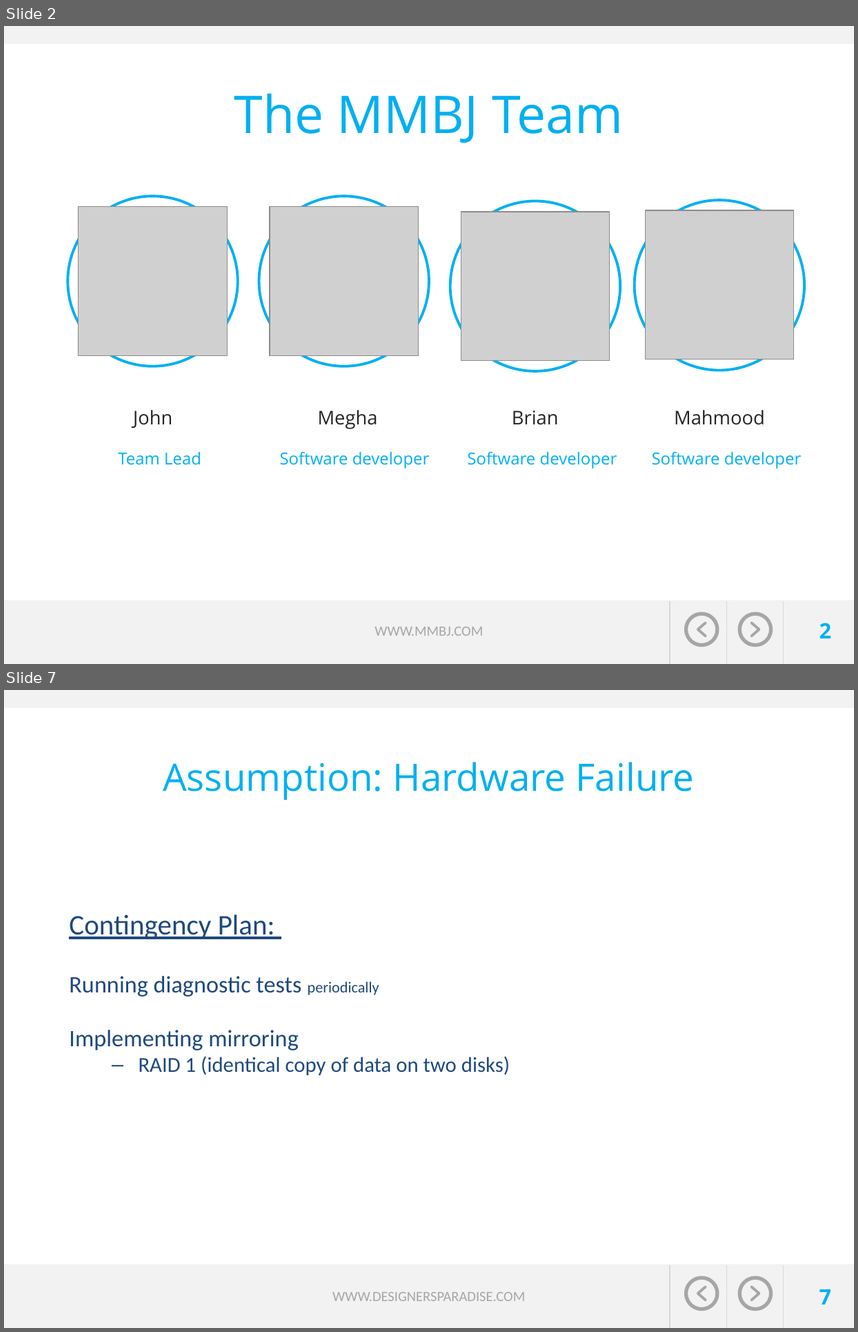
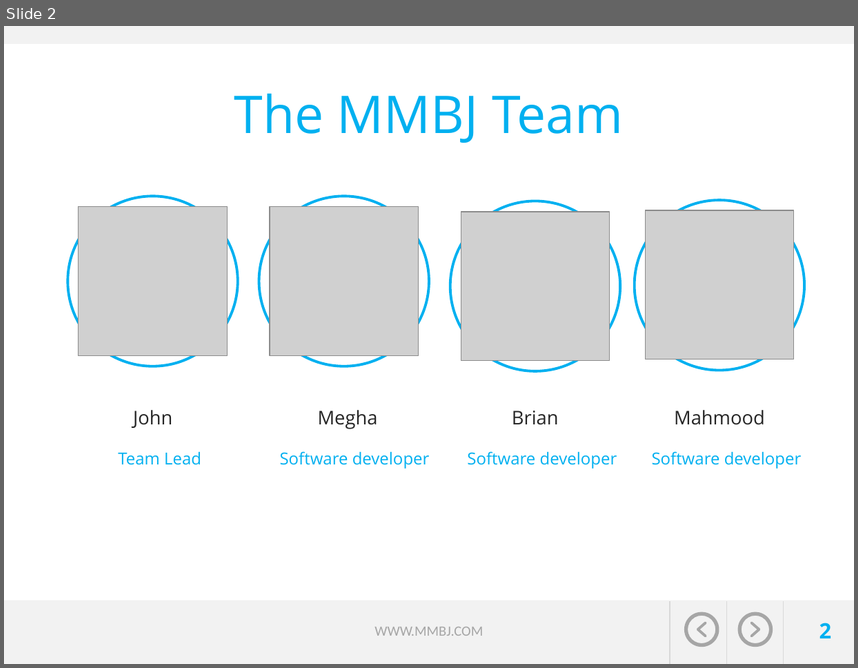
Before and after one commit to jvector-solutions/SAIT-OOSD-Team5, a slide deck: presentation/Travel expert presentation_Group5-John-Megha-Brian-Mahmood.pptx. Shown one above the other, each under a label of ours: slides 2 and 7 before the commit, slide 2 after it; the slides between them are not shown. The pictures are 858x1332 and 858x668 pixels, drawn with LibreOffice and Linux fonts; fonts in the diff are those of the drawing; grey boxes stand for pictures; background and template pictures are left out. Boxes give left, top, right and bottom in pixels: in the first picture for what was removed or moved away, otherwise in the second. Text is boxed around its words. In the diff, an @@ line names an element or a change of style, - is before the commit and + after.

```diff
--- a/presentation/Travel expert presentation_Group5-John-Megha-Brian-Mahmood.pptx
+++ b/presentation/Travel expert presentation_Group5-John-Megha-Brian-Mahmood.pptx
@@ slide 7 removed at (4,690,854,1328), background picture (left out); not listed: 11 template elements that a slide beside it also shows @@
@@ title removed at (163,762,695,800) @@
-Assumption: Hardware Failure
@@ text removed at (69,914,510,1075) @@
-Contingency Plan:
-Running diagnostic tests periodically
-Implementing mirroring
-  – RAID 1 (identical copy of data on two disks)
@@ page number removed at (820,1289,832,1304) @@
-7
@@ text removed at (332,1292,525,1301) @@
-WWW.DESIGNERSPARADISE.COM
```
Also in this commit, not shown: 8 slides changed, 3 slides added, 2 other slides removed.
